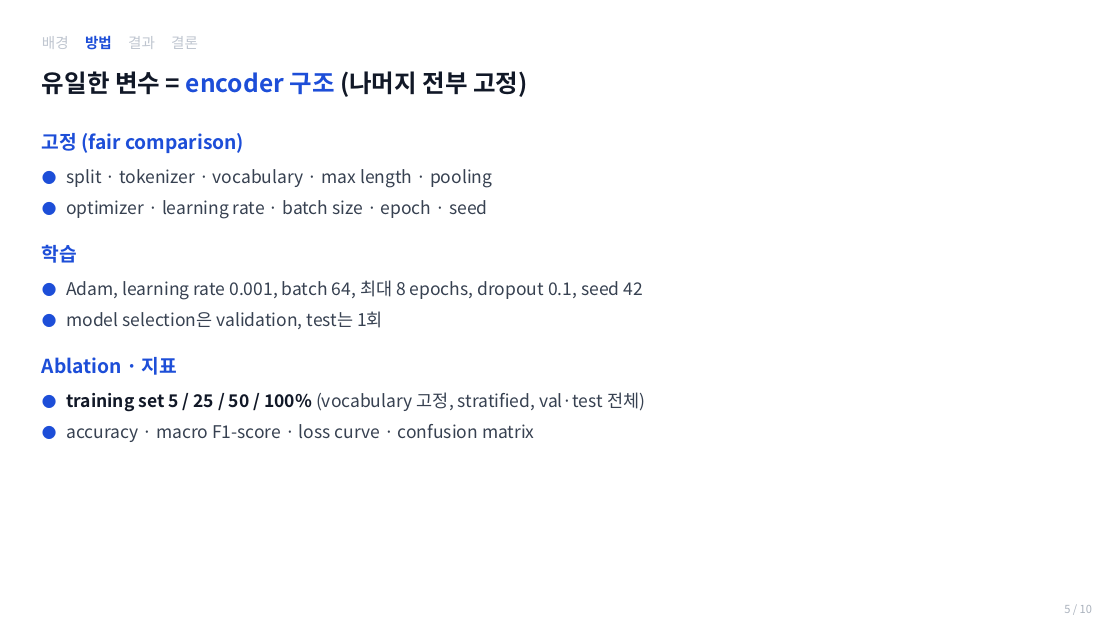
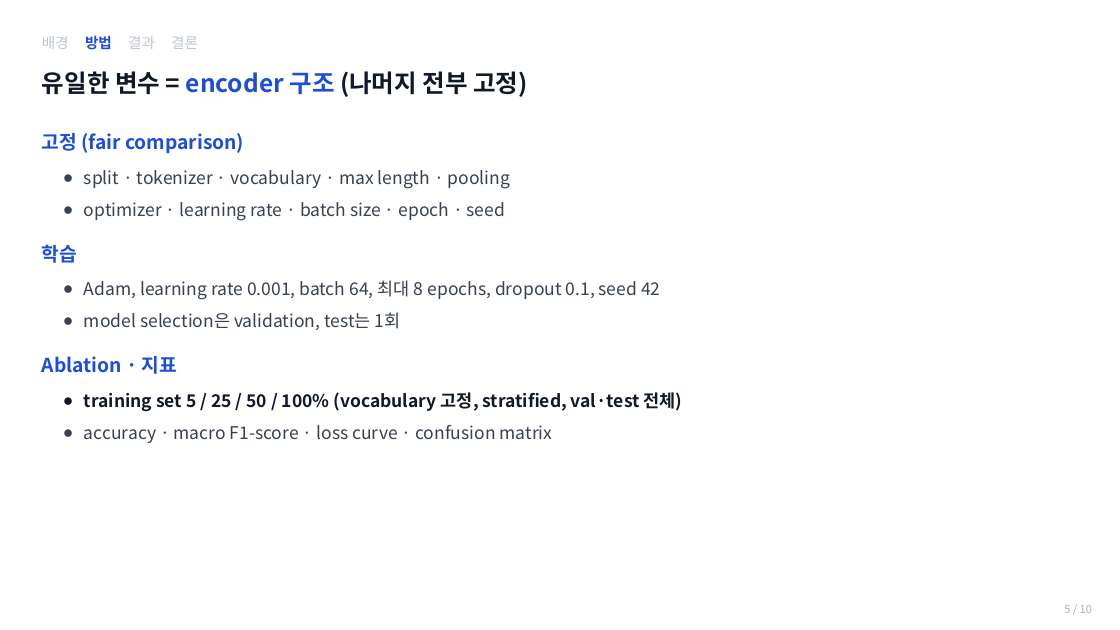
Before and after one commit to jihunz/deeplearning2, a slide deck: slide 5 of term-project-lstm-vs-transformer-agnews/deliverables/5_presentation_v2.pptx. Drawn at 1120x630 pixels with LibreOffice and Linux fonts; fonts in the diff are those of the drawing. Boxes give left, top, right and bottom in pixels: in the first picture for what was removed or moved away, otherwise in the second. Text is boxed around its words. In the diff, an @@ line names an element or a change of style, - is before the commit and + after.

```diff
--- a/term-project-lstm-vs-transformer-agnews/deliverables/5_presentation_v2.pptx
+++ b/term-project-lstm-vs-transformer-agnews/deliverables/5_presentation_v2.pptx
@@ text at (x1=84, y1=170, x2=510, y2=221): text changed @@
-  ● split · tokenizer · vocabulary · max length · pooling
-  ● optimizer · learning rate · batch size · epoch · seed
+  ● split · tokenizer · vocabulary · max length · pooling
+  ● optimizer · learning rate · batch size · epoch · seed
@@ text at (x1=42, y1=244, x2=177, y2=374): less space between paragraphs @@
@@ text at (x1=84, y1=280, x2=660, y2=330): text changed @@
-  ● Adam, learning rate 0.001, batch 64, 최대 8 epochs, dropout 0.1, seed 42
-  ● model selection은 validation, test는 1회
+  ● Adam, learning rate 0.001, batch 64, 최대 8 epochs, dropout 0.1, seed 42
+  ● model selection은 validation, test는 1회
@@ text at (x1=84, y1=392, x2=683, y2=443): text changed; text colour #374151 to #111827; bold on @@
-  ● training set 5 / 25 / 50 / 100% (vocabulary 고정, stratified, val·test 전체)
-  ● accuracy · macro F1-score · loss curve · confusion matrix
+  ● training set 5 / 25 / 50 / 100% (vocabulary 고정, stratified, val·test 전체)
+  ● accuracy · macro F1-score · loss curve · confusion matrix
```
Also in this commit, not shown: 8 other slides changed, 1 other file.
